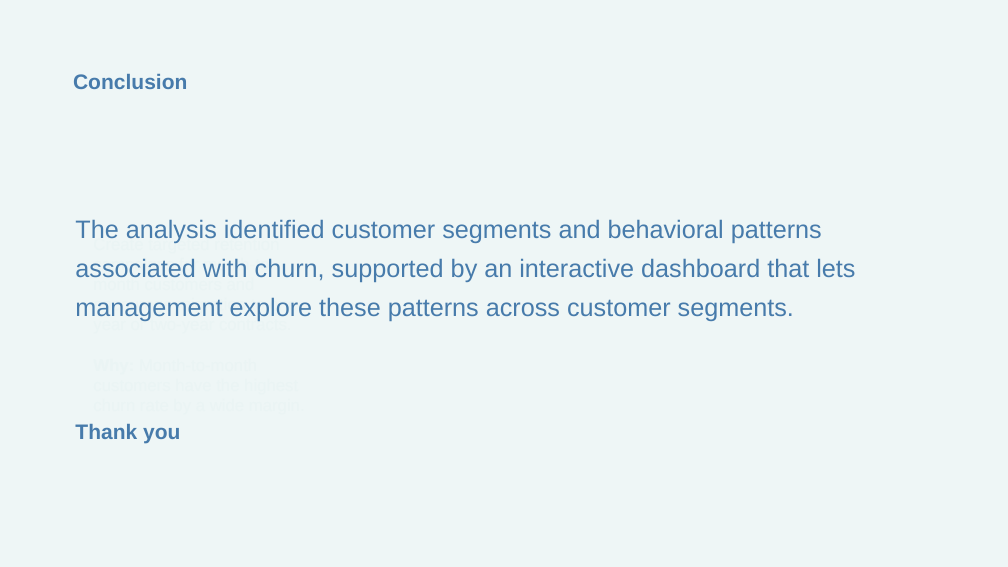
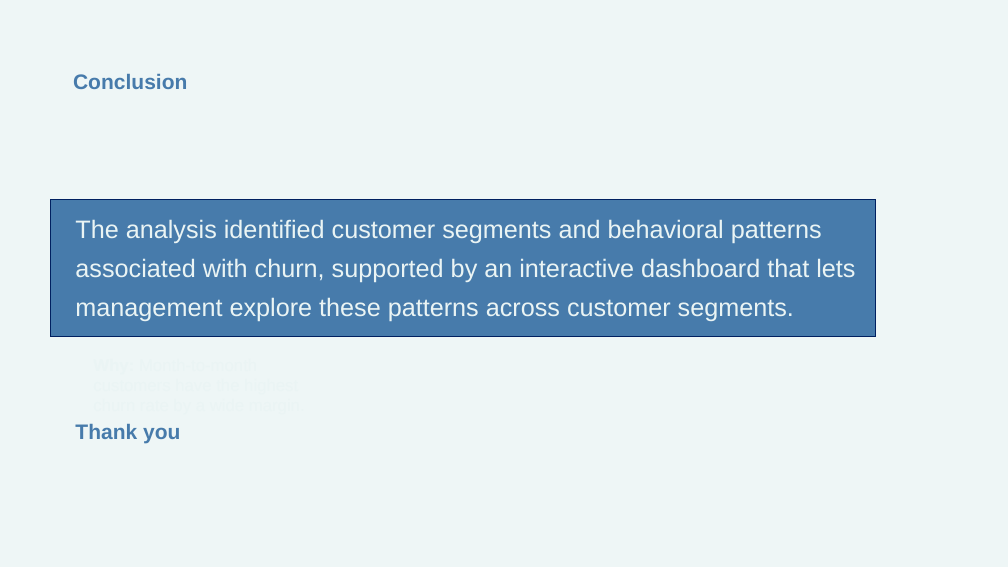
Before and after one commit to chidinmaonyemachi/telco-customer-churn-analysis, a slide deck: slide 11 of presentation/03_Telco_Churn_Analysis_Presentation.pptx (slide 10 before the commit). Drawn at 1008x567 pixels with LibreOffice and Linux fonts; fonts in the diff are those of the drawing. Boxes give left, top, right and bottom in pixels: in the first picture for what was removed or moved away, otherwise in the second. Text is boxed around its words. In the diff, an @@ line names an element or a change of style, - is before the commit and + after.

```diff
--- a/presentation/03_Telco_Churn_Analysis_Presentation.pptx
+++ b/presentation/03_Telco_Churn_Analysis_Presentation.pptx
@@ text "The analysis identified customer segments ..." at [75, 219, 855, 321]: text colour #477BAB to #EAF4F4 @@
@@ rectangle added at [51, 200, 876, 337], fill #477BAB, outline #002060 1.25 pt @@
```
Also in this commit, not shown: 6 other slides changed, 1 slide added.
